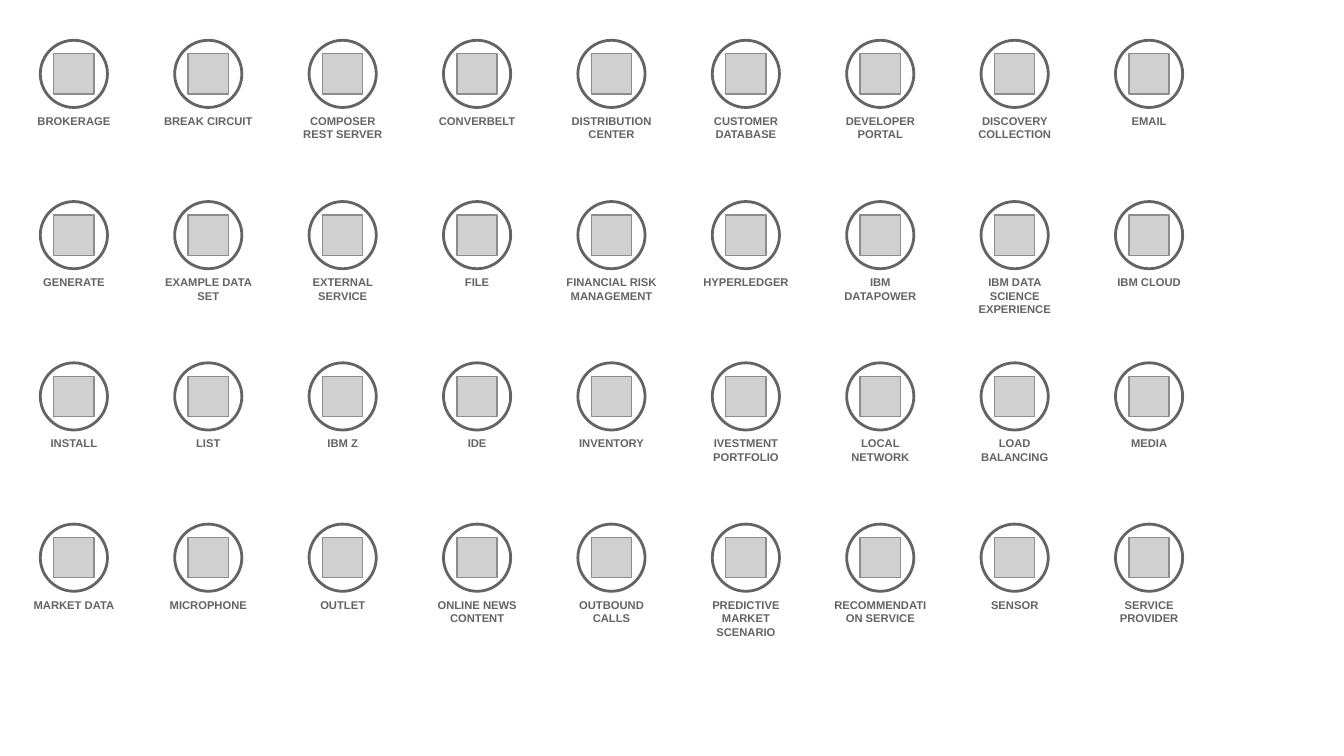
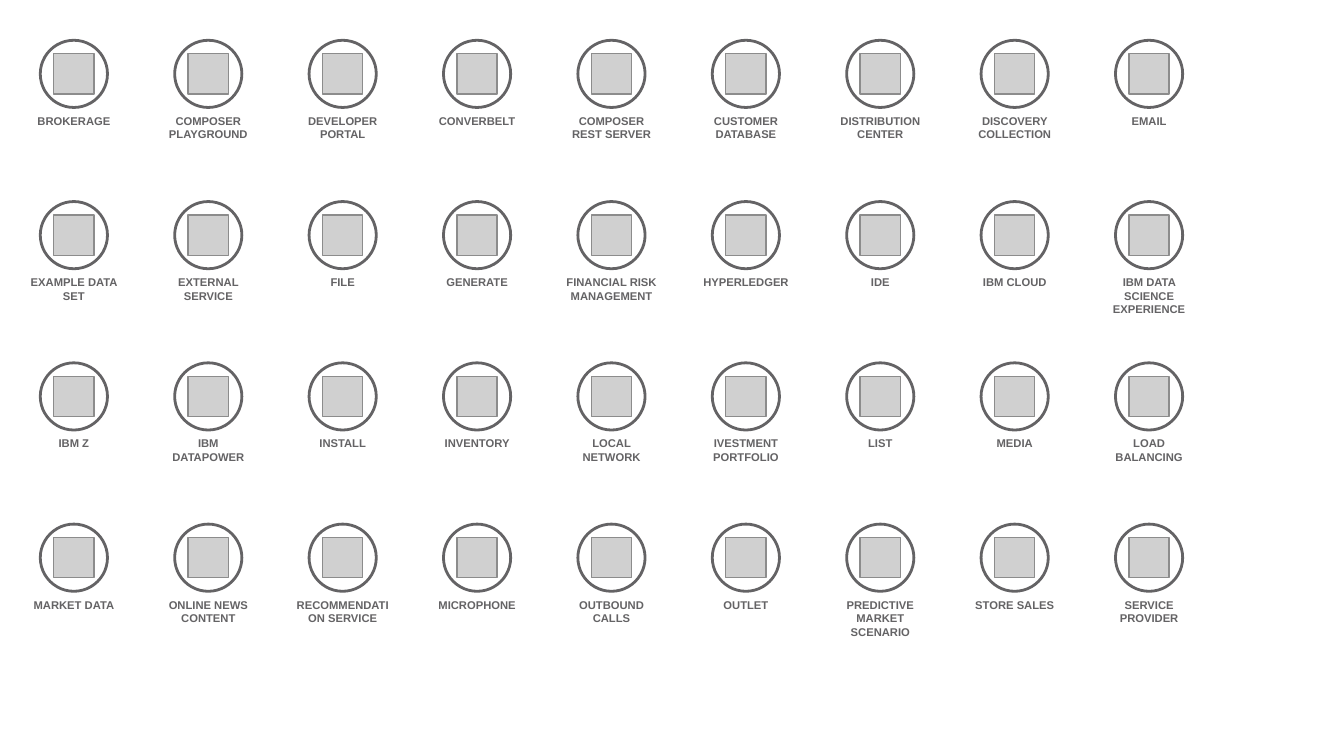
Before and after one commit to l2fprod/myarchitecture, a slide deck: slide 9 of mycatalog-architecture-diagram-template.pptx. Drawn at 1344x756 pixels with LibreOffice and Linux fonts; fonts in the diff are those of the drawing; grey boxes stand for pictures. Boxes give left, top, right and bottom in pixels: in the first picture for what was removed or moved away, otherwise in the second. Text is boxed around its words. In the diff, an @@ line names an element or a change of style, - is before the commit and + after.

```diff
--- a/mycatalog-architecture-diagram-template.pptx
+++ b/mycatalog-architecture-diagram-template.pptx
@@ text at (x1=169, y1=117, x2=248, y2=138): text changed @@
-BREAK CIRCUIT
+COMPOSER PLAYGROUND
@@ text at (x1=308, y1=117, x2=377, y2=138): text changed @@
-COMPOSER REST SERVER
+DEVELOPER PORTAL
@@ text at (x1=572, y1=117, x2=651, y2=138): text changed @@
-DISTRIBUTION CENTER
+COMPOSER REST SERVER
@@ text at (x1=840, y1=117, x2=920, y2=138): text changed @@
-DEVELOPER PORTAL
+DISTRIBUTION CENTER
@@ text "GENERATE" moved from (x1=43, y1=278, x2=104, y2=286) to (x1=446, y1=278, x2=507, y2=286) @@
@@ text at (x1=871, y1=278, x2=890, y2=286): text changed @@
-IBM DATAPOWER
+IDE
@@ text at (x1=59, y1=439, x2=89, y2=447): text changed @@
-INSTALL
+IBM Z
@@ text at (x1=172, y1=439, x2=244, y2=461): text changed @@
-LIST
+IBM DATAPOWER
@@ text at (x1=319, y1=439, x2=365, y2=447): text changed @@
-IBM Z
+INSTALL
@@ text removed at (x1=468, y1=439, x2=487, y2=447) @@
-IDE
@@ text added at (x1=583, y1=439, x2=641, y2=461), 6 pt, text #646365, bold @@
+LOCAL NETWORK
@@ text at (x1=868, y1=439, x2=892, y2=447): text changed @@
-LOCAL NETWORK
+LIST
@@ 6 texts moved together from (x1=165, y1=278, x2=1181, y2=447) to (x1=31, y1=278, x2=1047, y2=447) @@
@@ 3 texts moved together from (x1=712, y1=278, x2=1051, y2=636) to (x1=847, y1=278, x2=1185, y2=636) @@
@@ text at (x1=169, y1=601, x2=248, y2=622): text changed @@
-MICROPHONE
+ONLINE NEWS CONTENT
@@ text at (x1=328, y1=614, x2=377, y2=622): text changed @@
-OUTLET
+RECOMMENDATION SERVICE
@@ text at (x1=438, y1=601, x2=515, y2=609): text changed @@
-ONLINE NEWS CONTENT
+MICROPHONE
@@ text added at (x1=723, y1=601, x2=768, y2=609), 6 pt, text #646365, bold @@
+OUTLET
@@ text removed at (x1=866, y1=614, x2=915, y2=622) @@
-RECOMMENDATION SERVICE
@@ text at (x1=975, y1=601, x2=1054, y2=609): text changed @@
-SENSOR
+STORE SALES
```
Also in this commit, not shown: 8 other slides changed.
